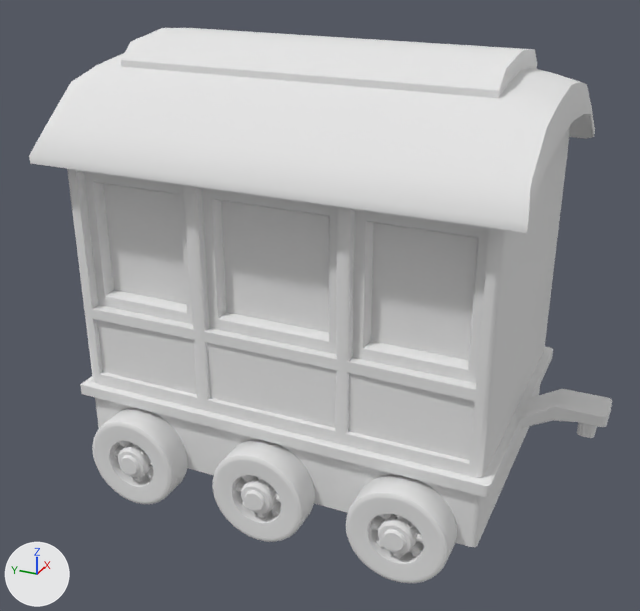
One commit to the OBJ model _Intensifs-2025 (Dossier Unity)/Assets/_Alice/SM_wagon_passager.obj: the scene before it, then after it.
One viewpoint serves both versions: a 50 mm lens placed at (-8.28, -3.65, 6.11), pointed at (-0.2, -0.01, 2.07). The lights are fixed; the arrows at lower left show +X, +Y and +Z. Where no turn or scale is listed for an object, it has been applied to the vertices.

Objects in the first picture: 'roue.009', 'roue.010', 'roue.011', 'wagon'.
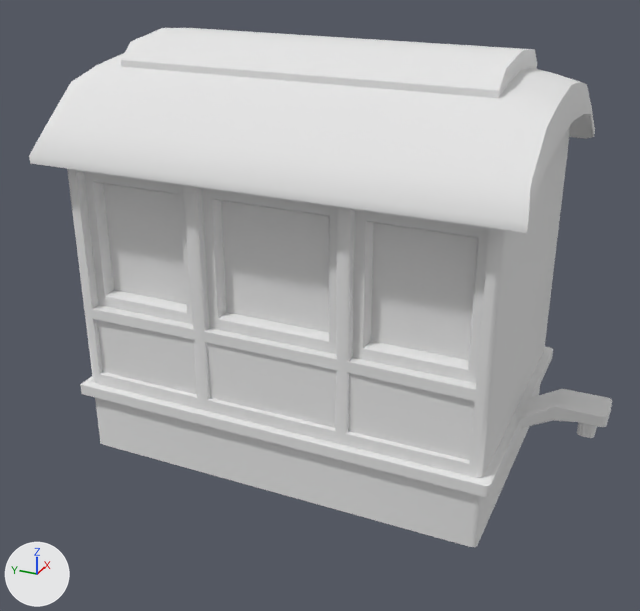
Changed parts and their boxes (x1, y1, x2, y2) in the pictures (640 x 611 px):
'roue.011', deleted
    before: (346, 475, 457, 583)
'roue.010', deleted
    before: (212, 440, 315, 542)
'roue.009', deleted
    before: (92, 408, 187, 504)

The change in detail:
Object 'roue.009' (ob_roue_009) is deleted.
Object 'roue.010' (ob_roue_010) is deleted.
Object 'roue.011' (ob_roue_011) is deleted.
